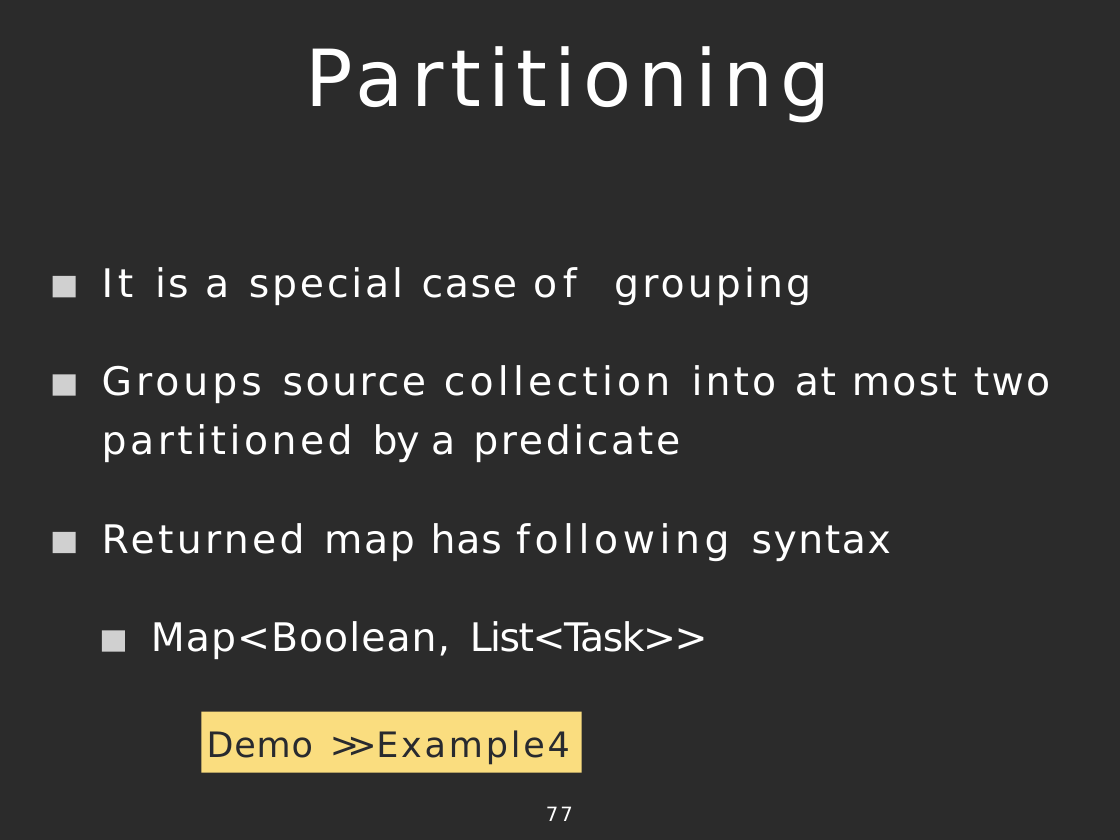
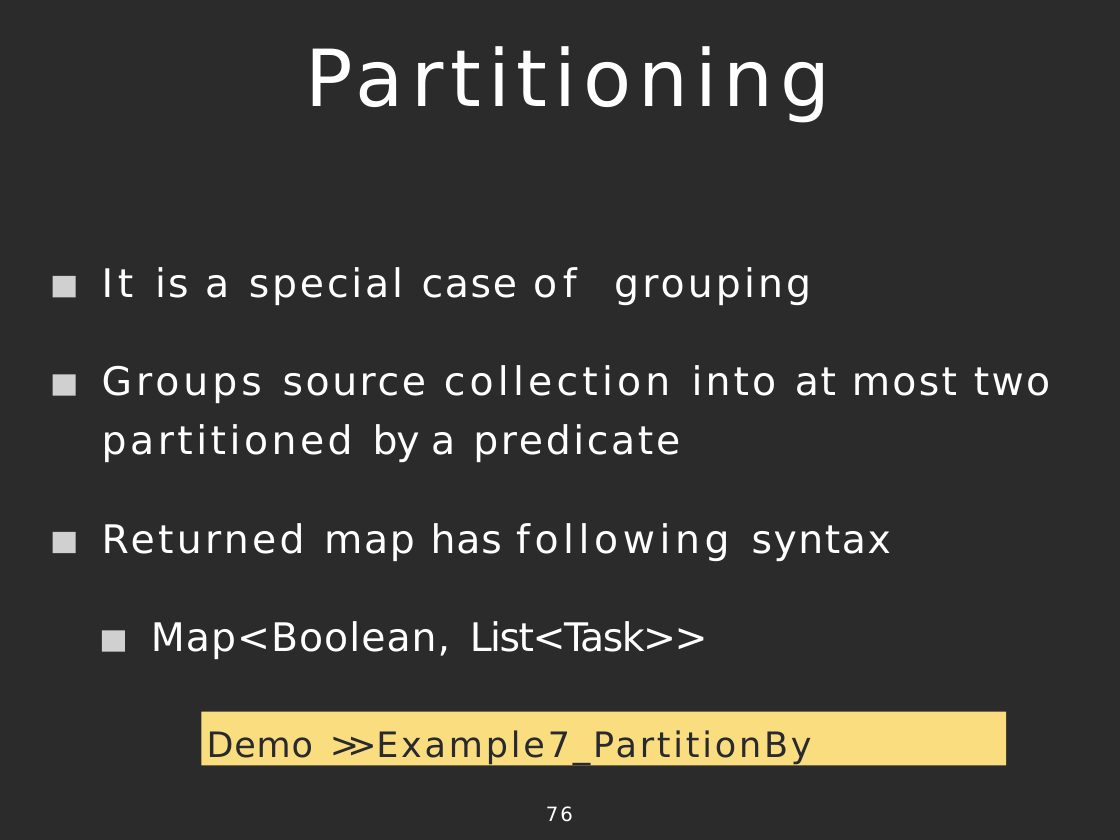
Before and after one commit to vilasvarghese/JavaFullStack, a slide deck: slide 76 of java8/java8-examples/Project1/java8-slides.pptx (slide 77 before the commit). Drawn at 1120x840 pixels with LibreOffice and Linux fonts; fonts in the diff are those of the drawing; grey boxes stand for pictures; background and template pictures are left out; a plain dark background stands for a picture behind light text. Boxes give left, top, right and bottom in pixels: in the first picture for what was removed or moved away, otherwise in the second. Text is boxed around its words. In the diff, an @@ line names an element or a change of style, - is before the commit and + after.

```diff
--- a/java8/java8-examples/Project1/java8-slides.pptx
+++ b/java8/java8-examples/Project1/java8-slides.pptx
@@ rectangle "Demo >> Example7_PartitionBy" resized from (x1=202, y1=712, x2=582, y2=773) to (x1=202, y1=712, x2=1007, y2=766) @@
@@ text in rectangle at (x1=207, y1=730, x2=811, y2=765): text changed @@
-Demo >> Example4
+Demo >> Example7_PartitionBy
@@ page number at (x1=546, y1=806, x2=573, y2=822): text changed @@
-77
+76
```
Also in this commit, not shown: 5 other slides changed, 1 slide removed, 7 other files.
